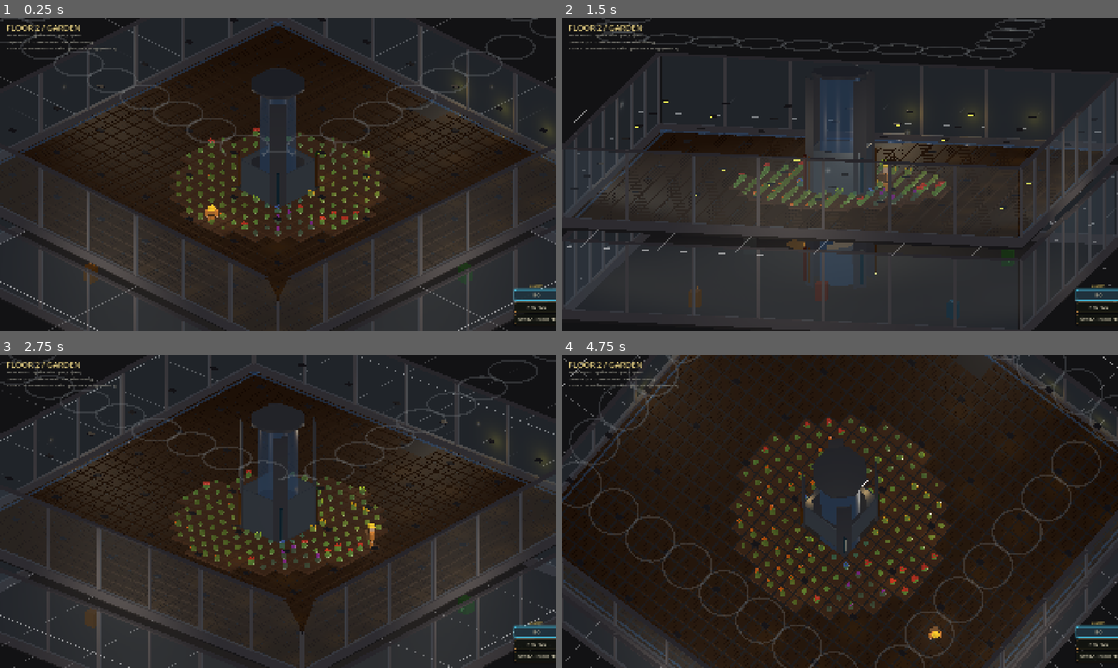
Above: before the commit, frames 1-4 (two rows, left to right).
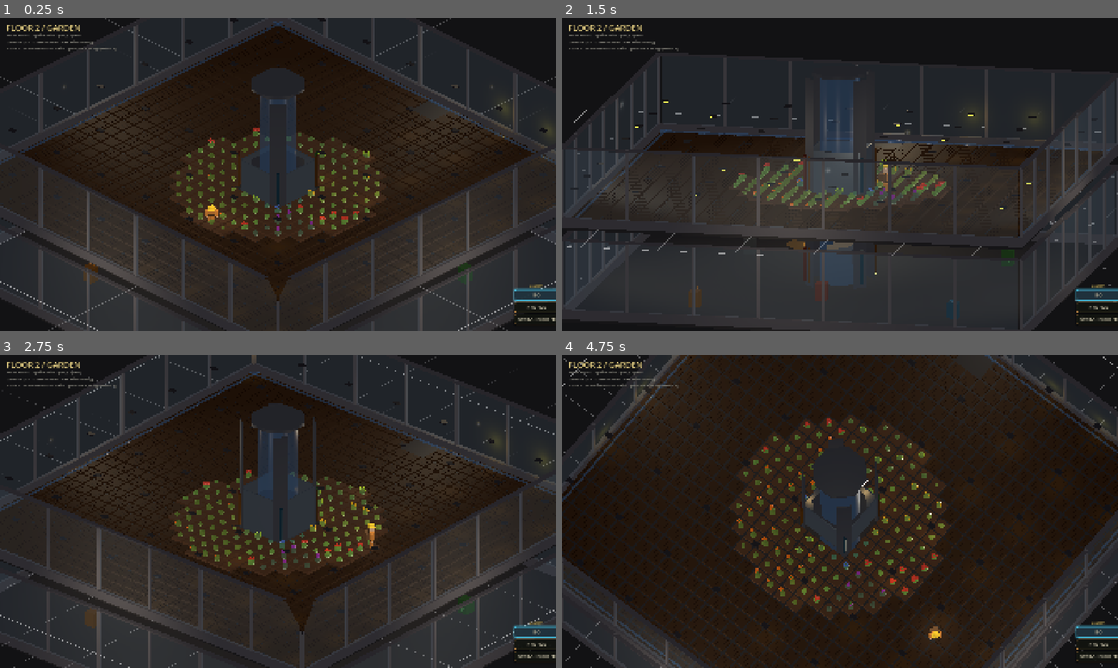
Above: after the commit, the same moments.

Repository: jaredclarkgay/space-tower-iso
Game: Godot game, scene res://scenes/tower/tower.tscn
Two runs of this game, one before a commit and one after it. Both use one fixed random seed, a clock stepped at 60 frames per second and the inputs below.
Inputs (mouse positions are in pixels of both pictures, inside the frame that each line leads up to):
- Up to frame 1 (0.25 s): no input
- Up to frame 2 (1.5 s): tap Enter at 0.5 s; move the mouse to (962, 158) at 0.52 s; hold D (move_right) 0.53-1.25 s; hold E (interact) 0.53-1.25 s; click (962, 158) at 0.67 s; tap Space (jump) at 0.77, 0.8, 1.07 s; drag from (728, 190) to (812, 237) at 1.27 s
- Up to frame 3 (2.75 s): tap Space (jump) at 2, 2.3 s; move the mouse to (333, 442) at 2.02 s; hold D (move_right) from 2.03 s (still down); hold Middle mouse button (camera_pan) from 2.03 s (still down); click (333, 442) at 2.17 s
- Up to frame 4 (4.75 s): release D (move_right) at 2.75 s; release Middle mouse button (camera_pan) at 2.75 s; drag from (812, 574) to (673, 464) at 2.77 s; tap Enter at 3.5 s; move the mouse to (1006, 558) at 3.52 s; hold A (move_left) 3.53-4.25 s; hold R (camera_rotate_right) 3.53-4.25 s; click (1006, 558) at 3.67 s; tap Space (jump) at 3.77, 3.8, 4.07 s; tap Escape (ui_cancel) at 4.15 s; drag from (673, 464) to (756, 433) at 4.27 s

The runs differ from the first frame. In frame 1, 1.6% of the frame differs, in the area x 0-100%, y 0-45%; in frame 2, 1.3%; in frame 3, 1.5%; in frame 4, 2.6%, in the area x 0-100%, y 0-100%.

Commit message:
fix(tower): canopy-ring gating, one-way-up jumps, framed chooser, solid doors
1) Floor 4 aperture rings now live under a toggleable node and show only from
   the floor directly below (aim targets) or on the Canopy — hidden from
   further down, so they no longer float overhead on the Garden/Utility.
2) No ceiling bonk except the linked canopy: regular floor slabs go on
   collision layer 2, and the player drops that layer from its mask while
   rising — so jumps pass UP through to the floor above (you land from above as
   normal). The Canopy slab stays a solid glass ceiling (layer 1).
3) Elevator floor chooser is now a framed, semi-transparent 2D panel centred on
   screen, and it omits the floor you're currently on.
4) Elevator doors have collision that's solid until they're fully lowered, so
   you can't walk through a closing/opening door.

Verified: rings hidden from the Garden + shown on the Arboretum, ride still
carries the player floor-to-floor, door collision toggles with open state.

Co-Authored-By: Claude Opus 4.8 (1M context) <noreply@anthropic.com>

Diff:
--- a/scenes/floor_2/iso_player.gd
+++ b/scenes/floor_2/iso_player.gd
@@ -506,6 +506,10 @@
 		_flip_pivot.rotation.x = 0.0
 		_flip_airtime_elapsed = 0.0
 
+	# One-way-up: while rising, ignore regular floor slabs (layer 2) so the jump
+	# passes UP through them; the Canopy ceiling (layer 1) still blocks. Falling
+	# re-enables them so we land on every floor from above.
+	set_collision_mask_value(2, velocity.y <= 0.1)
 	move_and_slide()
 
 	# Visual facing: smoothly rotate visual root toward movement direction.
@@ -860,6 +864,9 @@
 	floor_max_angle = deg_to_rad(50.0)
 	floor_snap_length = 0.6
 	up_direction = Vector3.UP
+	# Collide with regular floor slabs (layer 2) by default; _physics_process
+	# drops this while rising so jumps pass UP through to the floor above.
+	set_collision_mask_value(2, true)
 
 
 # Vertical charge gauge — sits above the head. Parented to self (not _visual)
--- a/scenes/floor_4/floor_4.gd
+++ b/scenes/floor_4/floor_4.gd
@@ -39,6 +39,9 @@
 # point and faded by the tower (only a radius around the impact lights up).
 var _ceiling_ping: MeshInstance3D
 var _ceiling_ping_mat: StandardMaterial3D
+# Aperture rings — only shown from the floor directly below (aim targets) or on
+# the Canopy itself; hidden from further down so they don't float overhead.
+var _rings_node: Node3D
 
 
 func _ready() -> void:
@@ -207,14 +210,17 @@
 			col.position = Vector3(x_world, -slab_thickness * 0.5, z_world)
 			body.add_child(col)
 
-	# One aperture rim per tree, ringing the opened hole.
+	# Aperture rims live under a toggleable node (see set_apertures_visible).
+	_rings_node = Node3D.new()
+	_rings_node.name = "Rings"
+	body.add_child(_rings_node)
 	for hole_pos in _tree_hole_positions:
-		_build_tree_hole_rim(body, hole_pos.x, hole_pos.z, tree_hole_r, ring_mat)
+		_build_tree_hole_rim(_rings_node, hole_pos.x, hole_pos.z, tree_hole_r, ring_mat)
 
 
 # Builds a thin glass ring around a tree-hole position — an aim target visible
 # from below.
-func _build_tree_hole_rim(body: StaticBody3D, x_world: float, z_world: float,
+func _build_tree_hole_rim(parent: Node3D, x_world: float, z_world: float,
 		inner_r: float, mat: StandardMaterial3D) -> void:
 	var rim := MeshInstance3D.new()
 	var torus := TorusMesh.new()
@@ -226,4 +232,11 @@
 	rim.material_override = mat
 	rim.position = Vector3(x_world, 0.015, z_world)
 	# TorusMesh lies flat on XZ by default — no rotation needed.
-	body.add_child(rim)
+	parent.add_child(rim)
+
+
+# Rings show only from the floor directly below (jump-aim targets) or when on
+# the Canopy — not from further down, where they'd float overhead.
+func set_apertures_visible(v: bool) -> void:
+	if _rings_node:
+		_rings_node.visible = v
--- a/scenes/shared/elevator_platform.gd
+++ b/scenes/shared/elevator_platform.gd
@@ -39,7 +39,9 @@
 var _prompt_root: Node3D
 var _prompt_e: Label3D
 var _prompt_label: Label3D
-var _chooser_label: Label3D
+# Chooser is a framed 2D overlay (not floating 3D text).
+var _chooser_layer: CanvasLayer
+var _chooser_text: Label
 
 
 func _story() -> float:
@@ -93,11 +95,12 @@
 	_prompt_root.visible = near_shaft
 	_prompt_e.visible = near_shaft
 	_prompt_label.visible = near_shaft
-	_chooser_label.visible = false
+	_show_chooser(false)
 	if near_shaft:
 		_prompt_label.text = "Ride elevator" if near_car else "Call elevator"
 	if near_shaft and Input.is_action_just_pressed(&"interact"):
 		if near_car:
+			_set_chooser_text()
 			_state = State.CHOOSING
 		else:
 			# Call the empty car to the player's floor.
@@ -108,22 +111,23 @@
 
 func _update_choosing(delta: float) -> void:
 	if not _player_on_car():
+		_show_chooser(false)
 		_state = State.IDLE
 		return
 	_door_open_t = move_toward(_door_open_t, 1.0, delta * 3.0)
 	_glow_t = move_toward(_glow_t, 0.0, delta * 2.0)
-	_prompt_root.visible = true
-	_prompt_e.visible = false
-	_prompt_label.visible = false
-	_chooser_label.visible = true
+	_prompt_root.visible = false
+	_show_chooser(true)
 	var here: int = _car_floor_level()
 	for lvl in SERVED:
 		if lvl == here:
 			continue
 		if Input.is_action_just_pressed(StringName("seed_select_%d" % lvl)):
+			_show_chooser(false)
 			_begin_ride(lvl)
 			return
 	if Input.is_action_just_pressed(&"ui_cancel"):
+		_show_chooser(false)
 		_state = State.IDLE
 
 
@@ -196,8 +200,10 @@
 		_car.position.y = _car_y
 
 func _apply_doors() -> void:
+	var solid: bool = _door_open_t < 0.85   # impenetrable until fully lowered
 	for d in _doors:
 		d.pivot.position.y = float(d.base_y) - _door_open_t * DOOR_HEIGHT
+		d.col.disabled = not solid
 
 func _apply_glow() -> void:
 	if _glow_mat == null:
@@ -263,13 +269,23 @@
 		pivot.position = faces[i] + Vector3(0, DOOR_HEIGHT * 0.5, 0)
 		pivot.rotation.y = yaws[i]
 		_car.add_child(pivot)
+		# The panel is a body with collision so you can't walk through it until
+		# it's fully lowered (see _apply_doors).
+		var sb := StaticBody3D.new()
+		pivot.add_child(sb)
+		var dsize := Vector3(CAR_HALF * 2.0 * 0.96, DOOR_HEIGHT, 0.08)
 		var panel := MeshInstance3D.new()
 		var pm := BoxMesh.new()
-		pm.size = Vector3(CAR_HALF * 2.0 * 0.96, DOOR_HEIGHT, 0.08)
+		pm.size = dsize
 		panel.mesh = pm
 		panel.material_override = door_mat
-		pivot.add_child(panel)
-		_doors.append({"pivot": pivot, "base_y": DOOR_HEIGHT * 0.5})
+		sb.add_child(panel)
+		var col := CollisionShape3D.new()
+		var cs := BoxShape3D.new()
+		cs.size = dsize
+		col.shape = cs
+		sb.add_child(col)
+		_doors.append({"pivot": pivot, "base_y": DOOR_HEIGHT * 0.5, "col": col})
 
 func _build_prompt() -> void:
 	_prompt_root = Node3D.new()
@@ -301,23 +317,56 @@
 	_prompt_label.position = Vector3(0, 2.85, 0)
 	_prompt_root.add_child(_prompt_label)
 
-	_chooser_label = Label3D.new()
-	var lines := PackedStringArray(["TRAVEL TO", ""])
+	_build_chooser_ui()
+
+
+# Framed, semi-transparent floor chooser shown centred on screen while aboard.
+func _build_chooser_ui() -> void:
+	_chooser_layer = CanvasLayer.new()
+	_chooser_layer.layer = 50
+	_chooser_layer.visible = false
+	add_child(_chooser_layer)
+	var center := CenterContainer.new()
+	center.set_anchors_preset(Control.PRESET_FULL_RECT)
+	center.mouse_filter = Control.MOUSE_FILTER_IGNORE
+	_chooser_layer.add_child(center)
+	var panel := PanelContainer.new()
+	var sb := StyleBoxFlat.new()
+	sb.bg_color = Color(0.05, 0.06, 0.08, 0.82)
+	sb.border_color = Color(0.82, 0.58, 0.30, 0.7)
+	sb.set_border_width_all(2)
+	sb.set_corner_radius_all(12)
+	sb.set_content_margin_all(24)
+	sb.shadow_color = Color(0, 0, 0, 0.5)
+	sb.shadow_size = 14
+	panel.add_theme_stylebox_override("panel", sb)
+	panel.mouse_filter = Control.MOUSE_FILTER_IGNORE
+	center.add_child(panel)
+	_chooser_text = Label.new()
+	_chooser_text.add_theme_font_size_override("font_size", 26)
+	_chooser_text.add_theme_color_override("font_color", Color(0.96, 0.92, 0.78, 0.98))
+	_chooser_text.horizontal_alignment = HORIZONTAL_ALIGNMENT_CENTER
+	panel.add_child(_chooser_text)
+
+
+# Lists only the floors you can travel to (omits the one you're on).
+func _set_chooser_text() -> void:
+	if _chooser_text == null:
+		return
+	var here: int = _car_floor_level()
+	var lines := PackedStringArray(["·  TRAVEL TO  ·", ""])
 	for lvl in SERVED:
-		lines.append("[%d]   %s" % [lvl, NAMES[lvl]])
+		if lvl == here:
+			continue
+		lines.append("[ %d ]   %s" % [lvl, NAMES[lvl]])
 	lines.append("")
-	lines.append("[ESC] cancel")
-	_chooser_label.text = "\n".join(lines)
-	_chooser_label.font_size = 64
-	_chooser_label.outline_size = 10
-	_chooser_label.modulate = Color(1.0, 0.92, 0.55, 1.0)
-	_chooser_label.outline_modulate = Color(0, 0, 0, 0.95)
-	_chooser_label.pixel_size = 0.005
-	_chooser_label.billboard = BaseMaterial3D.BILLBOARD_ENABLED
-	_chooser_label.no_depth_test = true
-	_chooser_label.position = Vector3(0, 3.0, 0)
-	_chooser_label.visible = false
-	_prompt_root.add_child(_chooser_label)
+	lines.append("[ ESC ]  cancel")
+	_chooser_text.text = "\n".join(lines)
+
+
+func _show_chooser(b: bool) -> void:
+	if _chooser_layer:
+		_chooser_layer.visible = b
 
 func _update_label_scale() -> void:
 	if _prompt_root == null or not _prompt_root.visible:
@@ -328,4 +377,3 @@
 	var def: float = float(_c.CAMERA_ORTHO_SIZE_DEFAULT)
 	LabelScaler.update(_prompt_e, _c.LABEL_BASE_PX_BIG, cam, def)
 	LabelScaler.update(_prompt_label, _c.LABEL_BASE_PX_MID, cam, def)
-	LabelScaler.update(_chooser_label, _c.LABEL_BASE_PX_MID, cam, def)
--- a/scenes/shared/floor_chrome.gd
+++ b/scenes/shared/floor_chrome.gd
@@ -26,6 +26,10 @@
 		shaft_half: float = 0.0) -> void:
 	var body := StaticBody3D.new()
 	body.name = "SlabBody"
+	# Layer 2 = "regular floor": the player drops this from its mask while
+	# rising, so it can jump UP through to the floor above (no ceiling bonk).
+	# The Canopy slab stays on layer 1 (a solid glass ceiling).
+	body.collision_layer = 2
 	parent.add_child(body)
 	var mat := _flat_material(color)
 	var thick: float = c.FLOOR_3D_SLAB_THICKNESS
--- a/scenes/tower/tower_controller.gd
+++ b/scenes/tower/tower_controller.gd
@@ -106,6 +106,9 @@
 			# jump-through aim targets, and a bonk lights a localized glow.
 			node.set_structure_visible(at_or_below)
 			node.set_slab_alpha(float(_c.FLOOR_4_SLAB_ON_ALPHA) if at_or_below else 0.0)
+			# Rings (aim targets) only from the floor directly below or on it.
+			if node.has_method("set_apertures_visible"):
+				node.set_apertures_visible(_current_level >= int(f.level) - 1)
 			if node.has_method("set_ceiling_ping"):
 				var ping: float = _ceiling_pulse if int(f.level) == _current_level + 1 else 0.0
 				node.set_ceiling_ping(_bonk_pos, ping)
